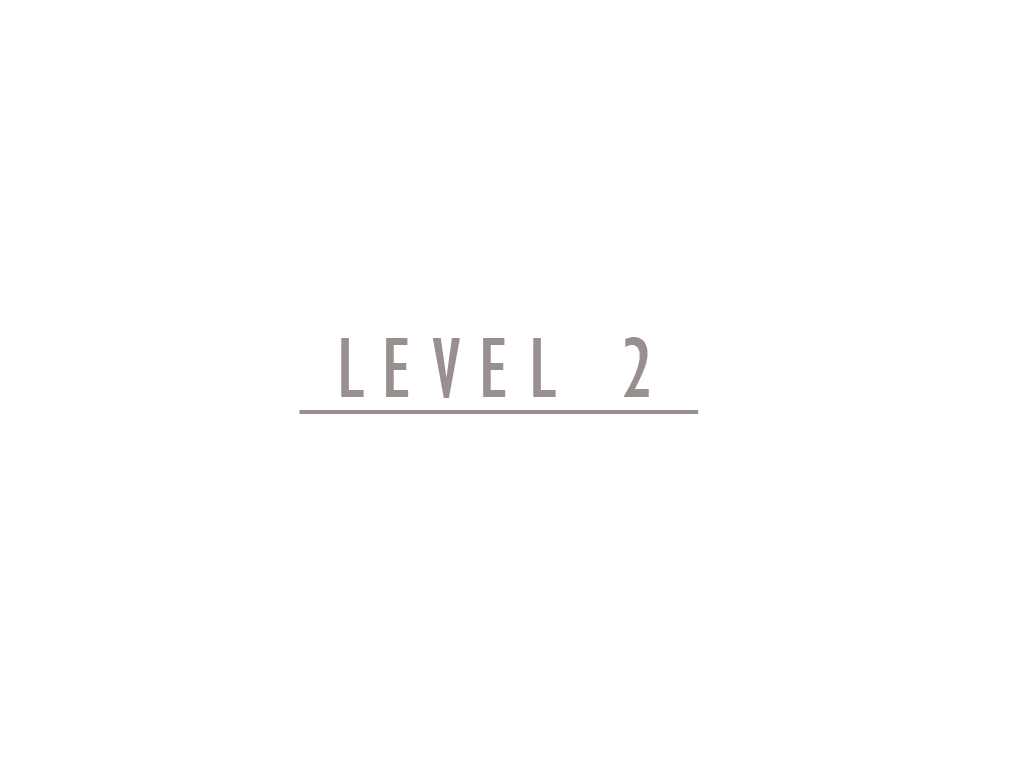
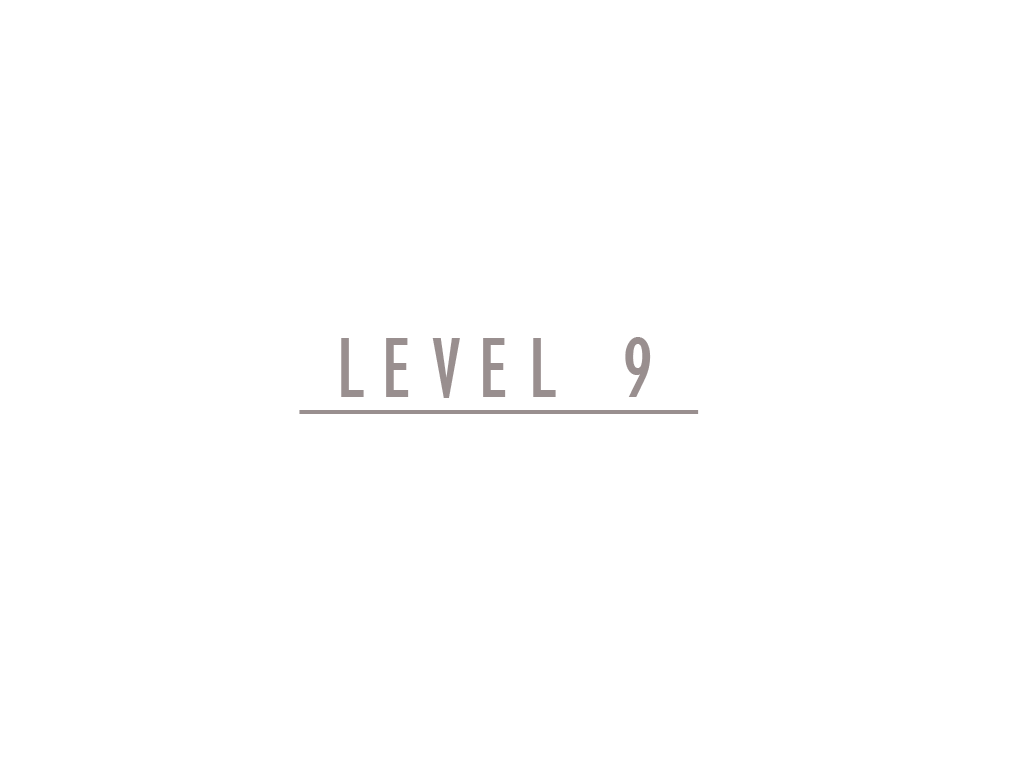
Layered file, before and after one edit (1024x768). Changes by layer:
renamed "LEVEL 2" to "LEVEL 9", painted on it over box(624, 337, 651, 397)
